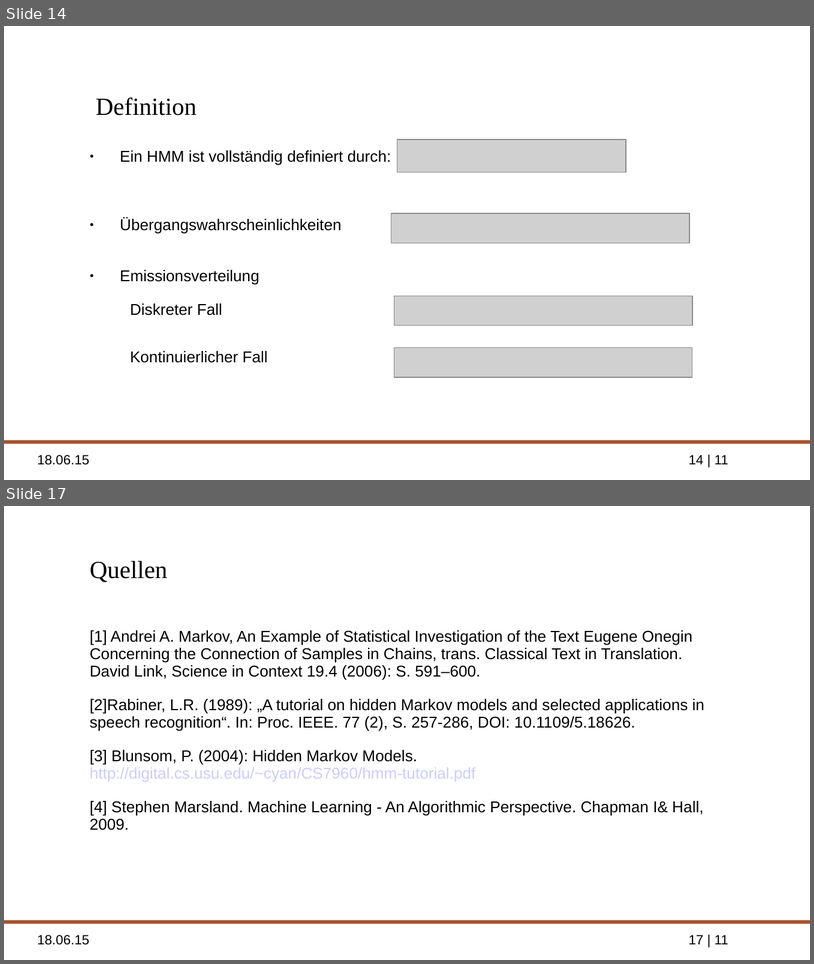
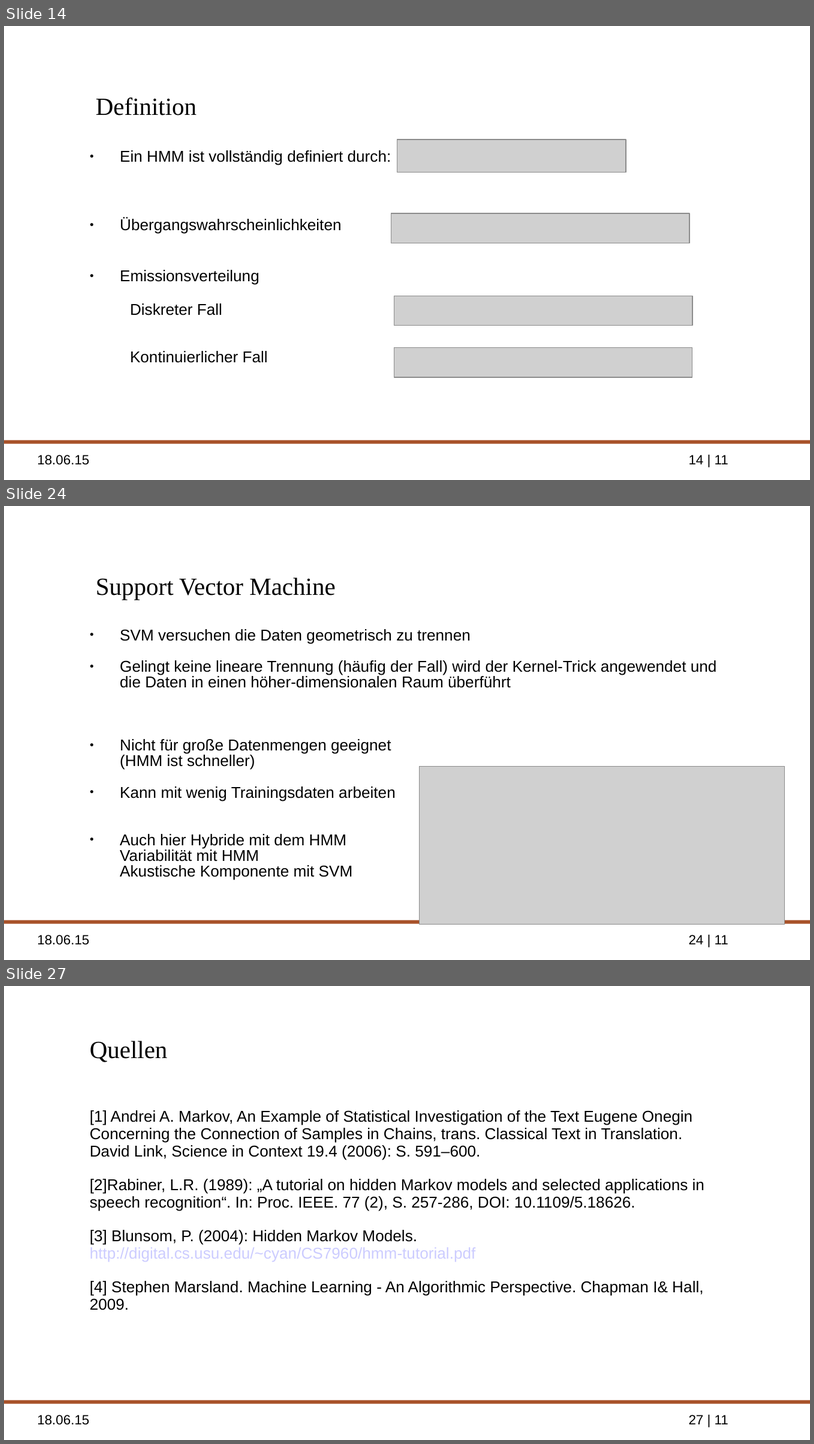
Before and after one commit to ppasler/Formale-Methoden-HMM, a slide deck: presentation/hidden_markov_pasler.odp. Shown one above the other, each under a label of ours: slides 14 and 17 before the commit, slides 14, 24 and 27 after it; the slides between them are not shown. The pictures are 814x964 and 814x1444 pixels, drawn with LibreOffice and Linux fonts; fonts in the diff are those of the drawing; grey boxes stand for pictures; background and template pictures are left out. Boxes give left, top, right and bottom in pixels: in the first picture for what was removed or moved away, otherwise in the second. Text is boxed around its words. In the diff, an @@ line names an element or a change of style, - is before the commit and + after.

```diff
--- a/presentation/hidden_markov_pasler.odp
+++ b/presentation/hidden_markov_pasler.odp
@@ slide 24 added at bbox=[4, 506, 810, 960], background picture (left out); not listed: 3 template elements that a slide beside it also shows @@
@@ title added at bbox=[96, 577, 335, 600], 22 pt, text #000000 @@
+Support Vector Machine
@@ text added at bbox=[120, 629, 717, 880], 14 pt, text #000000 @@
+● SVM versuchen die Daten geometrisch zu trennen
+● Gelingt keine lineare Trennung (häufig der Fall) wird der Kernel-Trick angewendet und
+  die Daten in einen höher-dimensionalen Raum überführt
+● Nicht für große Datenmengen geeignet
+  (HMM ist schneller)
+● Kann mit wenig Trainingsdaten arbeiten
+● Auch hier Hybride mit dem HMM
+  Variabilität mit HMM
+  Akustische Komponente mit SVM
@@ picture added at bbox=[419, 766, 785, 925] @@
@@ what was slide 17 is now slide 27 @@
@@ page number at bbox=[689, 1414, 729, 1424]: text changed @@
-17 | 11
+27 | 11
```
Also in this commit, not shown: 10 other slides added, 1 slide removed, 2 other files.
